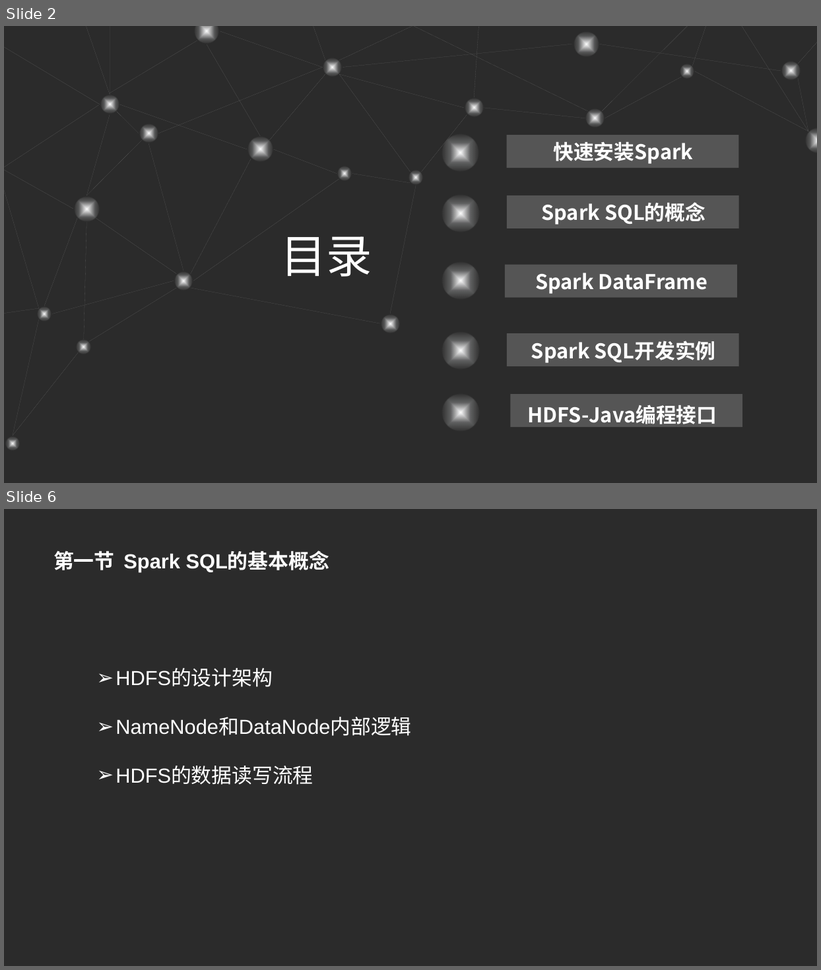
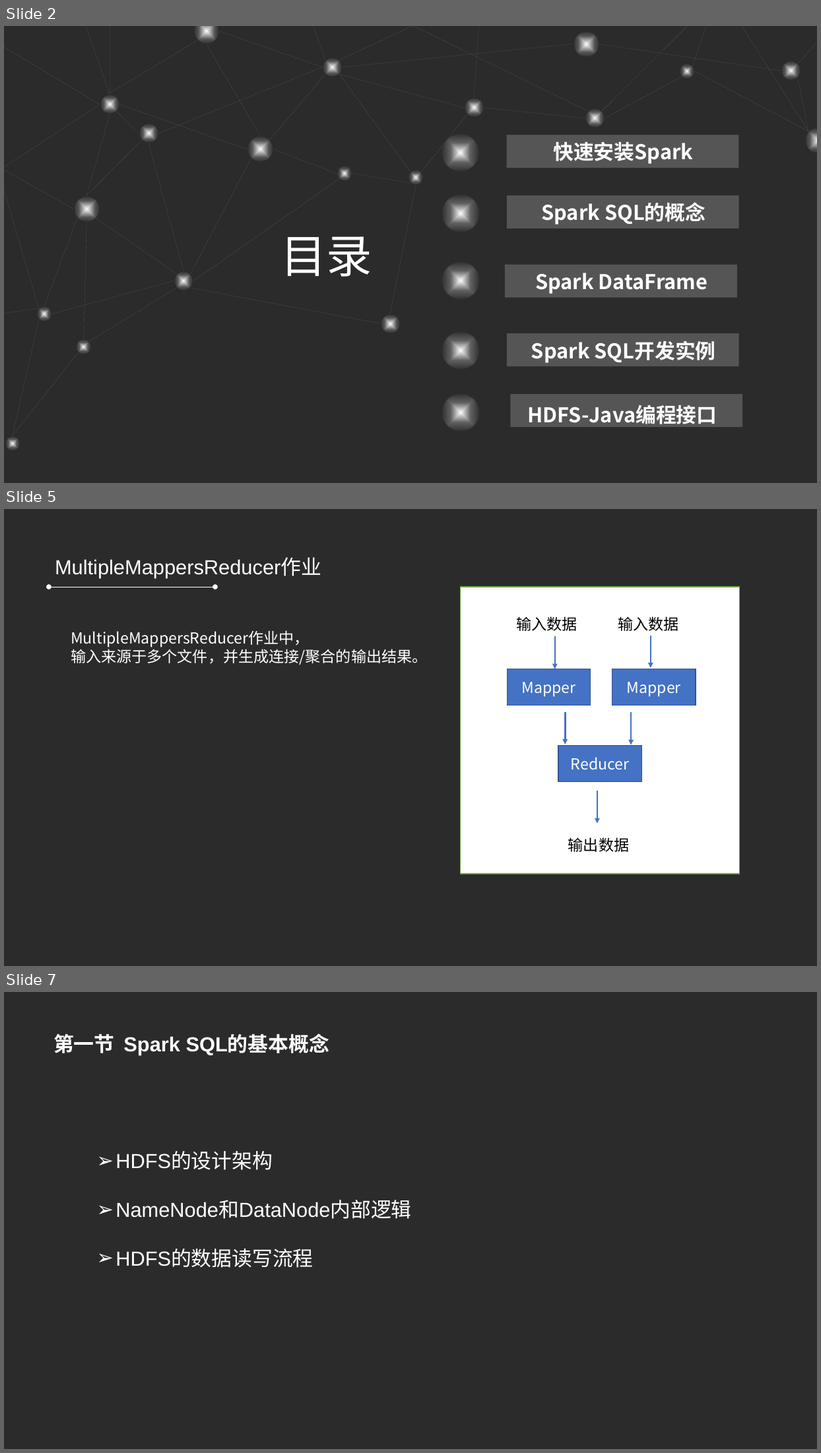
Before and after one commit to refuil/hadoopAction, a slide deck: 第五章 MapReduce高级程序设计.pptx. Shown one above the other, each under a label of ours: slides 2 and 6 before the commit, slides 2, 5 and 7 after it; the slides between them are not shown. The pictures are 821x970 and 821x1453 pixels, drawn with LibreOffice and Linux fonts; fonts in the diff are those of the drawing; background and template pictures are left out; a plain dark background stands for a picture behind light text. Boxes give left, top, right and bottom in pixels: in the first picture for what was removed or moved away, otherwise in the second. Text is boxed around its words. In the diff, an @@ line names an element or a change of style, - is before the commit and + after.

```diff
--- a/第五章 MapReduce高级程序设计.pptx
+++ b/第五章 MapReduce高级程序设计.pptx
@@ slide 5 added at box(4, 509, 817, 966), background picture (left out) @@
@@ text added at box(55, 558, 321, 578), 24 pt, text #FFFFFF @@
+MultipleMappersReducer作业
@@ double arrow added from (49, 587) to (215, 587), #FFFFFF 0.5 pt @@
@@ rectangle added at box(461, 587, 741, 875), fill #FFFFFF, outline #70AD47 1 pt @@
@@ text added at box(516, 617, 577, 631), 18 pt, text #000000 @@
+输入数据
@@ text added at box(618, 617, 679, 631), 18 pt, text #000000 @@
+输入数据
@@ text added at box(71, 630, 427, 665), 18 pt, text #FFFFFF @@
+MultipleMappersReducer作业中，
+输入来源于多个文件，并生成连接/聚合的输出结果。
@@ arrow added from (556, 636) to (556, 669), #4472C4 2 pt @@
@@ arrow added from (651, 635) to (651, 668), #4472C4 2 pt @@
@@ rectangle added at box(507, 669, 591, 705), fill #4472C4, outline #325491 1 pt, 18 pt, text #FFFFFF @@
+Mapper
@@ rectangle added at box(612, 669, 696, 705), fill #4472C4, outline #325491 1 pt, 18 pt, text #FFFFFF @@
+Mapper
@@ arrow added from (565, 712) to (565, 745), #4472C4 2 pt @@
@@ arrow added from (631, 713) to (631, 745), #4472C4 2 pt @@
@@ rectangle added at box(558, 746, 642, 782), fill #4472C4, outline #325491 1 pt, 18 pt, text #FFFFFF @@
+Reducer
@@ arrow added from (597, 791) to (597, 824), #4472C4 2 pt @@
@@ text added at box(568, 838, 629, 852), 18 pt, text #000000 @@
+输出数据
@@ what was slide 6 is now slide 7 @@
```
Also in this commit, not shown: 3 other slides added, 3 slides removed, 12 other files.
